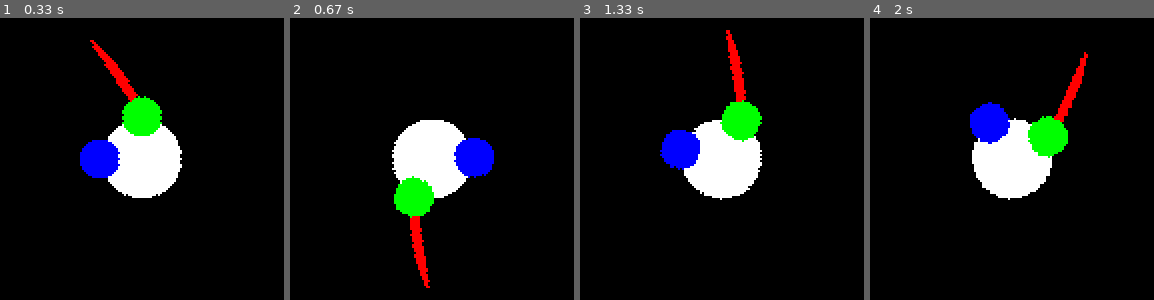
Above: before the commit, frames 1-4 (left to right).
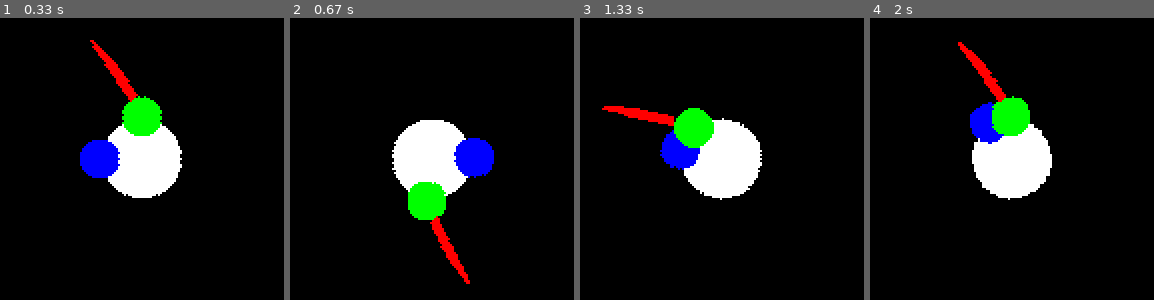
Above: after the commit, the same moments.

Repository: fjaviergb/Pygames-Hermanios
Game: pygame game, started from Sword.py
The game is run twice, just before and just after one commit, with the same random seed, the same clock (stepped at 60 frames per second) and the same inputs.
Inputs (mouse positions are in pixels of both pictures, inside the frame that each line leads up to):
- Up to frame 1 (0.33 s): no input
- Up to frame 2 (0.67 s): press the mouse at (392, 263) at 0.37 s; move the mouse to (outside the picture) at 0.47 s; release the mouse at (outside the picture) at 0.6 s
- Up to frame 3 (1.33 s): press the mouse at (682, 263) at 0.7 s; move the mouse to (861, 297) at 0.8 s; release the mouse at (outside the picture) at 0.93 s; click (685, 99) at 1.05 s
- Up to frame 4 (2 s): click (outside the picture) at 1.38 s; click (outside the picture) at 1.72 s

Frame 1 is identical in both runs. In frame 2, 2.8% of the frame differs, in the area x 36-64%, y 56-96%; in frame 3, 4.6%, in the area x 7-65%, y 4-47%; in frame 4, 4.6%.

Commit message:
Archivo aprendizaje - 25/06/2020

Diff:
--- a/Sword.py
+++ b/Sword.py
@@ -109,7 +109,6 @@
             Rhand.angle = 270 - angle_grad
             if button[0] != 0:
                 espada.swing = True
-                espada.side = 1
                 Lhand.angle = 270 - angle_grad - 90
                 espada.angle = 270 - angle_grad - 90
             else:
@@ -125,7 +124,6 @@
             Rhand.angle = 90 - angle_grad
             if button[0] != 0:
                 espada.swing = True
-                espada.side = 0
                 Lhand.angle = 90 - angle_grad - 90
                 espada.angle = 90 - angle_grad - 90
             else:
@@ -140,7 +138,6 @@
             Rhand.angle = 90 - angle_grad
             if button[0] != 0:
                 espada.swing = True
-                espada.side = 0
                 Lhand.angle = 90 - angle_grad - 90
                 espada.angle = 90 - angle_grad - 90
             else:
@@ -156,7 +153,6 @@
             Rhand.angle = 180 + (90 - angle_grad)
             if button[0] != 0:
                 espada.swing = True
-                espada.side = 1
                 Lhand.angle = 270 - angle_grad - 90
                 espada.angle = 270 - angle_grad - 90
             else:
@@ -174,10 +170,12 @@
                 espada.angle = 90 - angle_grad - espada.chargecount * 90 / 30
                 espada.chargecount += 1
         elif espada.slash and not espada.swing:
-            if espada.chargecount >= 0:
+            if espada.chargecount >= -20:
                 Lhand.angle = 90 - angle_grad - espada.chargecount * 90 / 30
                 espada.angle = 90 - angle_grad - espada.chargecount * 90 / 30
-                espada.chargecount -= 1
+                espada.chargecount -= 3
+            else:
+                espada.slash = False
         else:
                 espada.chargecount = 1
 
@@ -188,13 +186,15 @@
                 espada.angle = 270 - angle_grad - espada.chargecount * 90 / 30
                 espada.chargecount += 1
         elif espada.slash and not espada.swing:
-            if espada.chargecount >= 0:
+            if espada.chargecount >= -20:
                 Lhand.angle = 270 - angle_grad - espada.chargecount * 90 / 30
                 espada.angle = 270 - angle_grad - espada.chargecount * 90 / 30
-                espada.chargecount -= 1
+                espada.chargecount -= 3
+            else:
+                espada.slash = False
         else:
                 espada.chargecount = 1
-
+    print(espada.slash, espada.swing)
 
     all_sprites.update()
     bg.fill(BLACK)
